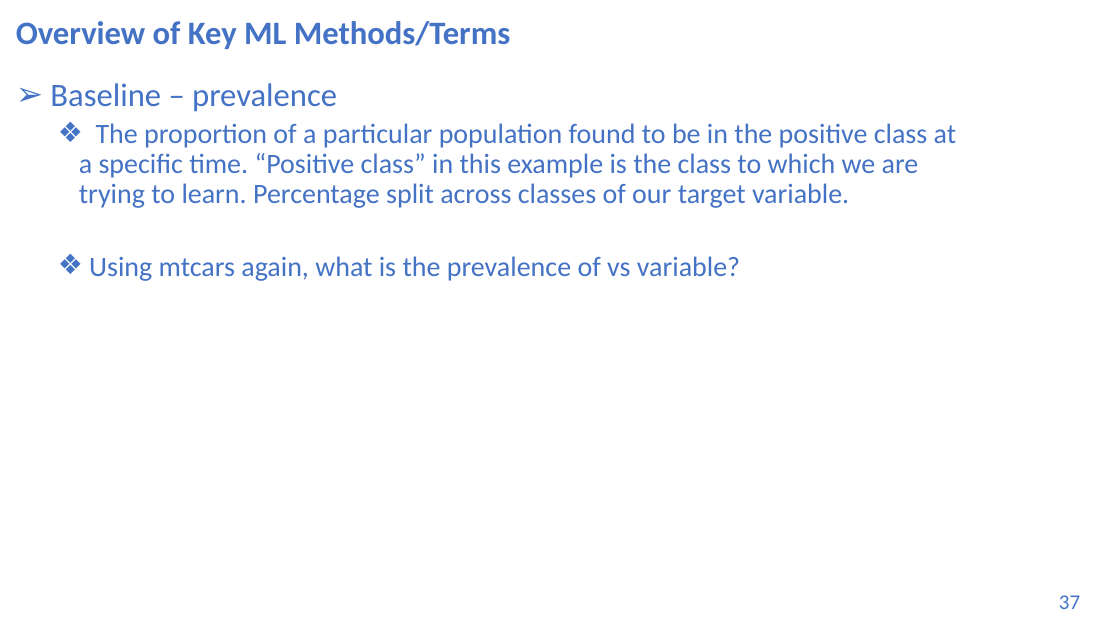
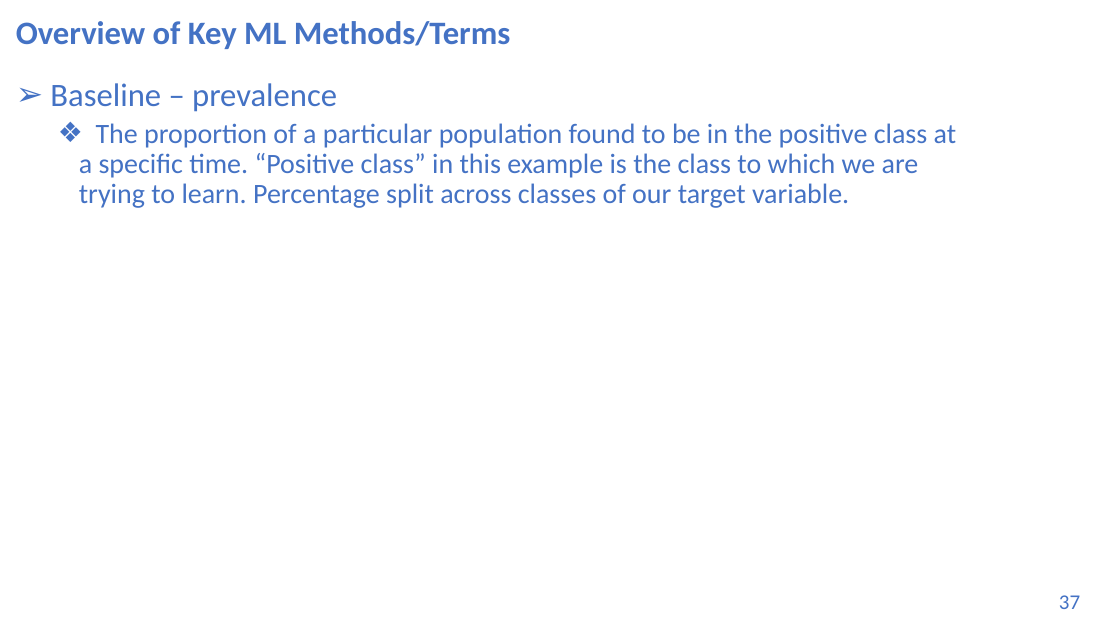
Before and after one commit to UVADS/DS-3001, a slide deck: slide 37 of 05_ML_Concepts_II_Data_Prep/machine_learning_bootcamp.pptx. Drawn at 1120x630 pixels with LibreOffice and Linux fonts; fonts in the diff are those of the drawing. Boxes give left, top, right and bottom in pixels: in the first picture for what was removed or moved away, otherwise in the second. Text is boxed around its words. In the diff, an @@ line names an element or a change of style, - is before the commit and + after.

```diff
--- a/05_ML_Concepts_II_Data_Prep/machine_learning_bootcamp.pptx
+++ b/05_ML_Concepts_II_Data_Prep/machine_learning_bootcamp.pptx
@@ text at (89,256,740,281): paragraph removed @@
-  ❖ Using mtcars again, what is the prevalence of vs variable?
```
Also in this commit, not shown: 6 other slides changed, 3 other files.
